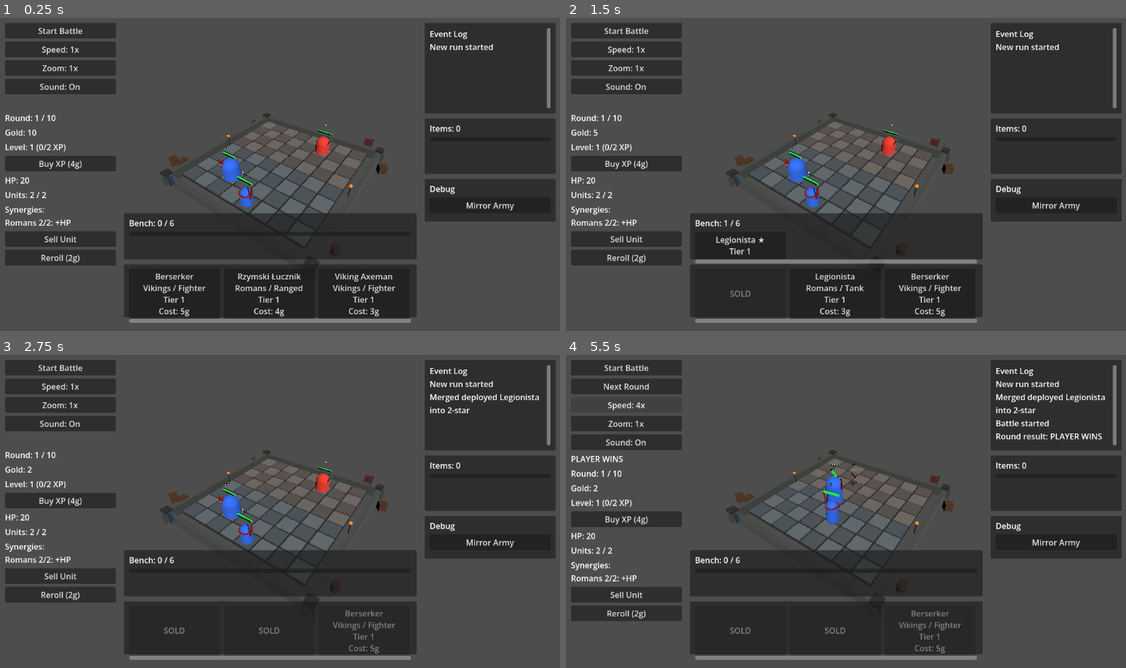
Above: before the commit, frames 1-4 (two rows, left to right).
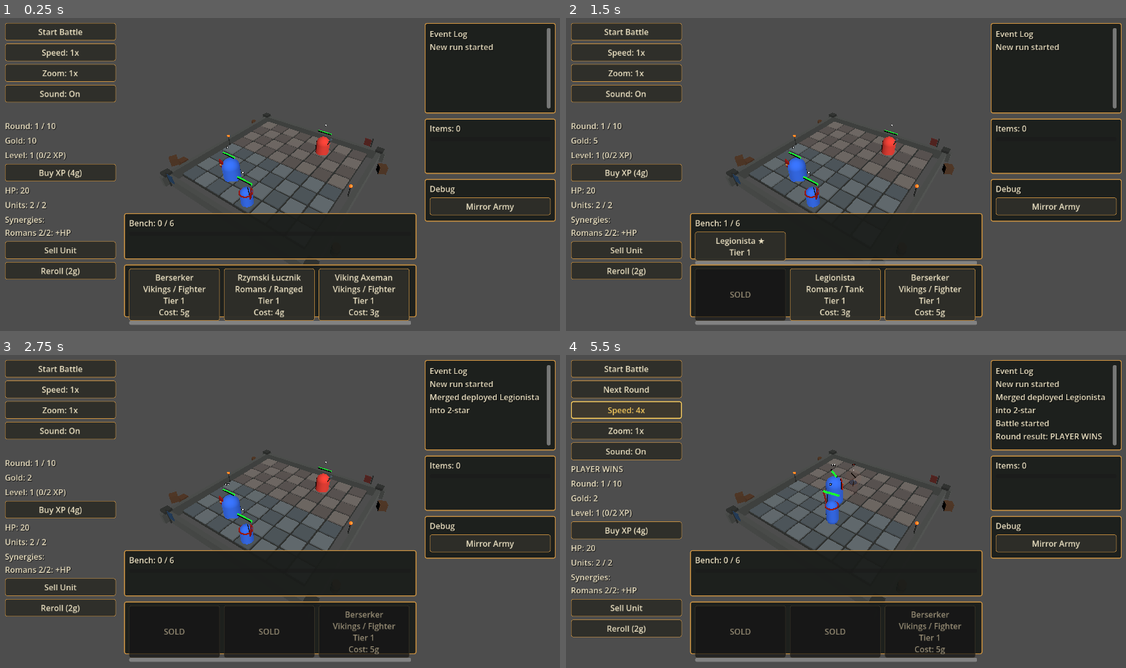
Above: after the commit, the same moments.

Repository: janmgryka-bit/warmarket
Game: Godot game, scene res://scenes/Main.tscn
Two runs of this game, one before a commit and one after it. Both use one fixed random seed, a clock stepped at 60 frames per second and the inputs below.
Inputs:
- Up to frame 1 (0.25 s): no input
- Up to frame 2 (1.5 s): click "Reroll (2g)" at 0.5 s; click "Legionista Romans / Tank Tier…" at 1.25 s
- Up to frame 3 (2.75 s): click "Legionista Romans / Tank Tier…" at 2 s
- Up to frame 4 (5.5 s): click "Start Battle" at 2.75 s; click "Start Battle" at 3.5 s; click "Speed: 1x" at 4.25 s; click "Speed: 2x" at 5 s

The runs differ from the first frame. In frame 1, 11% of the frame differs, in the area x 0-100%, y 1-99%; in frame 2, 11%; in frame 3, 11%; in frame 4, 12%.

Commit message:
Apply first UI style pass

Diff:
--- a/godot_project/war-market/scripts/game.gd
+++ b/godot_project/war-market/scripts/game.gd
@@ -63,6 +63,15 @@
 var battle_summary_export_dir: String = "user://battle_summaries"
 var action_feedback_timer: Timer = null
 
+# UI Style
+var ui_dark_stone_color: Color = Color(0.10, 0.11, 0.10, 0.92)
+var ui_stone_color: Color = Color(0.18, 0.18, 0.16, 0.96)
+var ui_stone_hover_color: Color = Color(0.24, 0.22, 0.18, 0.98)
+var ui_brass_color: Color = Color(0.76, 0.55, 0.25)
+var ui_gold_color: Color = Color(0.95, 0.78, 0.36)
+var ui_light_text_color: Color = Color(0.92, 0.88, 0.76)
+var ui_muted_text_color: Color = Color(0.58, 0.54, 0.45)
+
 # Selection Helpers
 func clear_shop_selection() -> void:
 	selected_shop_unit_id = ""
@@ -122,6 +131,79 @@
 	if round_ended:
 		return "Round ended"
 	return "Not available"
+
+func apply_ui_style() -> void:
+	var panel_paths := [
+		"UI/MainLayout/RootColumns/CenterArea/BottomArea/BenchPanel",
+		"UI/MainLayout/RootColumns/CenterArea/BottomArea/ShopPanel",
+		"UI/MainLayout/RootColumns/RightSidebar/UnitDetailsPanel",
+		"UI/MainLayout/RootColumns/RightSidebar/EventLogPanel",
+		"UI/MainLayout/RootColumns/RightSidebar/ItemPanel",
+		"UI/MainLayout/RootColumns/RightSidebar/DebugPanel"
+	]
+	for panel_path in panel_paths:
+		var panel := get_node_or_null(panel_path)
+		if panel is Panel:
+			style_panel(panel)
+
+	style_labels_under($UI)
+	style_buttons_under($UI)
+	style_action_feedback_label()
+
+func style_panel(panel: Panel) -> void:
+	panel.add_theme_stylebox_override("panel", create_ui_stylebox(ui_dark_stone_color, ui_brass_color, 2, 4))
+
+func style_buttons_under(node: Node) -> void:
+	for child in node.get_children():
+		if child is Button:
+			style_button(child)
+		style_buttons_under(child)
+
+func style_labels_under(node: Node) -> void:
+	for child in node.get_children():
+		if child is Label:
+			style_label(child)
+		style_labels_under(child)
+
+func style_label(label: Label) -> void:
+	label.add_theme_color_override("font_color", ui_light_text_color)
+	label.add_theme_color_override("font_shadow_color", Color(0.0, 0.0, 0.0, 0.65))
+	label.add_theme_constant_override("shadow_offset_x", 1)
+	label.add_theme_constant_override("shadow_offset_y", 1)
+
+func style_action_feedback_label() -> void:
+	action_feedback_label.add_theme_color_override("font_color", ui_gold_color)
+	action_feedback_label.add_theme_color_override("font_shadow_color", Color(0.0, 0.0, 0.0, 0.9))
+	action_feedback_label.add_theme_constant_override("shadow_offset_x", 1)
+	action_feedback_label.add_theme_constant_override("shadow_offset_y", 1)
+
+func style_button(button: Button) -> void:
+	button.add_theme_stylebox_override("normal", create_ui_stylebox(ui_stone_color, ui_brass_color, 1, 4))
+	button.add_theme_stylebox_override("hover", create_ui_stylebox(ui_stone_hover_color, ui_gold_color, 2, 4))
+	button.add_theme_stylebox_override("pressed", create_ui_stylebox(Color(0.12, 0.10, 0.08, 0.98), ui_gold_color, 2, 4))
+	button.add_theme_stylebox_override("disabled", create_ui_stylebox(Color(0.08, 0.08, 0.08, 0.72), Color(0.25, 0.22, 0.16, 0.85), 1, 4))
+	button.add_theme_color_override("font_color", ui_light_text_color)
+	button.add_theme_color_override("font_hover_color", ui_gold_color)
+	button.add_theme_color_override("font_pressed_color", ui_gold_color)
+	button.add_theme_color_override("font_disabled_color", ui_muted_text_color)
+
+func create_ui_stylebox(bg_color: Color, border_color: Color, border_width: int, corner_radius: int) -> StyleBoxFlat:
+	var style := StyleBoxFlat.new()
+	style.bg_color = bg_color
+	style.border_color = border_color
+	style.border_width_left = border_width
+	style.border_width_top = border_width
+	style.border_width_right = border_width
+	style.border_width_bottom = border_width
+	style.corner_radius_top_left = corner_radius
+	style.corner_radius_top_right = corner_radius
+	style.corner_radius_bottom_right = corner_radius
+	style.corner_radius_bottom_left = corner_radius
+	style.content_margin_left = 8
+	style.content_margin_top = 6
+	style.content_margin_right = 8
+	style.content_margin_bottom = 6
+	return style
 
 func play_audio_event(event_name: String) -> void:
 	if audio_manager == null:
@@ -221,6 +303,7 @@
 
 	board.tile_clicked.connect(_on_board_tile_clicked)
 	setup_action_feedback_timer()
+	apply_ui_style()
 
 	round_result_label.text = ""
 	restart_button.visible = false
@@ -1305,6 +1388,7 @@
 
 		var card := Button.new()
 		card.custom_minimum_size = Vector2(180, 80)
+		style_button(card)
 
 		if i in sold_shop_offer_indices:
 			card.text = "SOLD"
@@ -1542,6 +1626,7 @@
 		var button := Button.new()
 		button.custom_minimum_size = Vector2(95, 36)
 		button.text = get_item_name(item_id)
+		style_button(button)
 		button.pressed.connect(_on_item_pressed.bind(i))
 		item_items.add_child(button)
 
@@ -1734,6 +1819,7 @@
 		var button = Button.new()
 		button.custom_minimum_size = Vector2(180, 55)
 		button.text = get_bench_unit_display_name(entry)
+		style_button(button)
 		button.pressed.connect(_on_bench_unit_pressed.bind(i))
 		bench_items.add_child(button)
 
